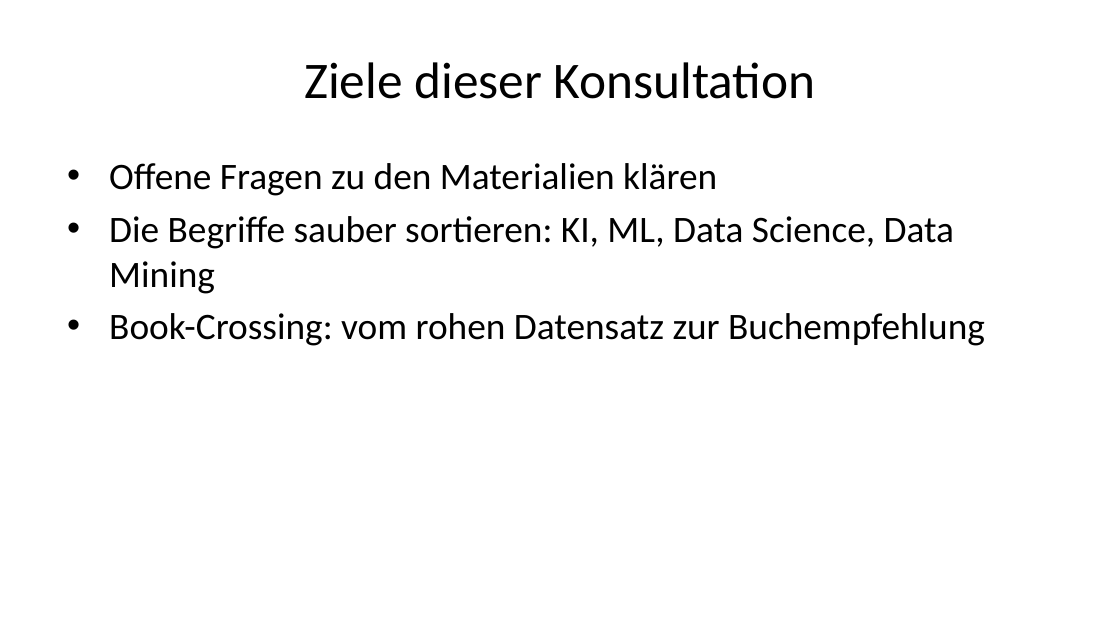
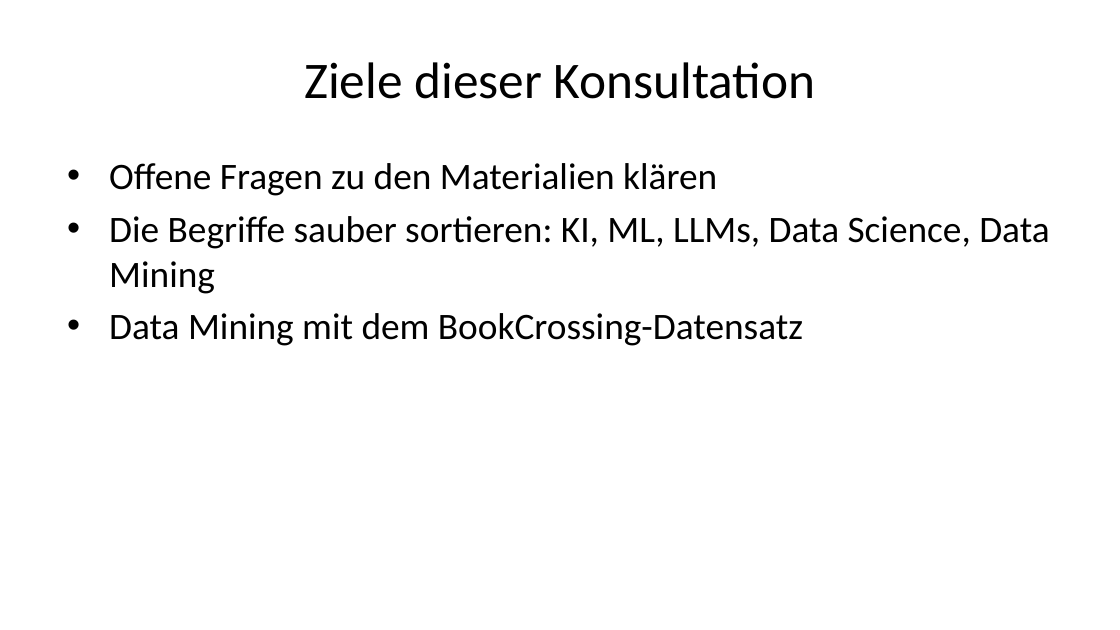
Before and after one commit to daswesen/2026-hu-berlin-data-mining, a slide deck: slide 3 of Konsultation_IBI_Deck.pptx. Drawn at 1120x630 pixels with LibreOffice and Linux fonts; fonts in the diff are those of the drawing. Boxes give left, top, right and bottom in pixels: in the first picture for what was removed or moved away, otherwise in the second. Text is boxed around its words. In the diff, an @@ line names an element or a change of style, - is before the commit and + after.

```diff
--- a/Konsultation_IBI_Deck.pptx
+++ b/Konsultation_IBI_Deck.pptx
@@ text at <box>109,216,1049,346</box>: text changed @@
-• Die Begriffe sauber sortieren: KI, ML, Data Science, Data Mining
-• Book-Crossing: vom rohen Datensatz zur Buchempfehlung
+• Die Begriffe sauber sortieren: KI, ML, LLMs, Data Science, Data Mining
+• Data Mining mit dem BookCrossing-Datensatz
```
Also in this commit, not shown: 15 other slides changed, 5 slides added, 5 slides removed, 52 other files.
